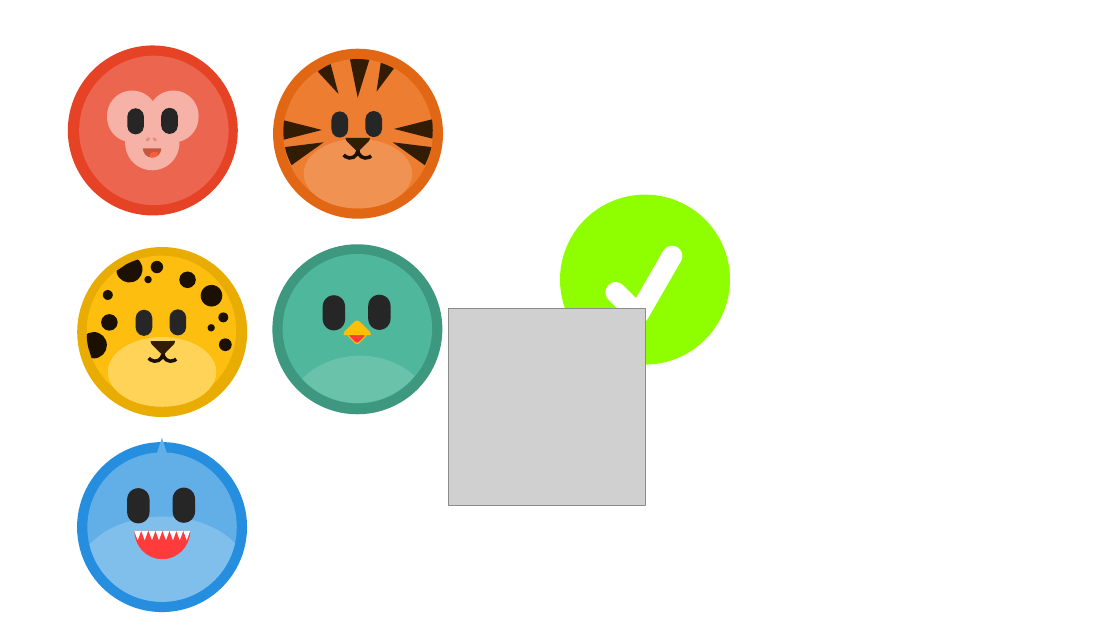
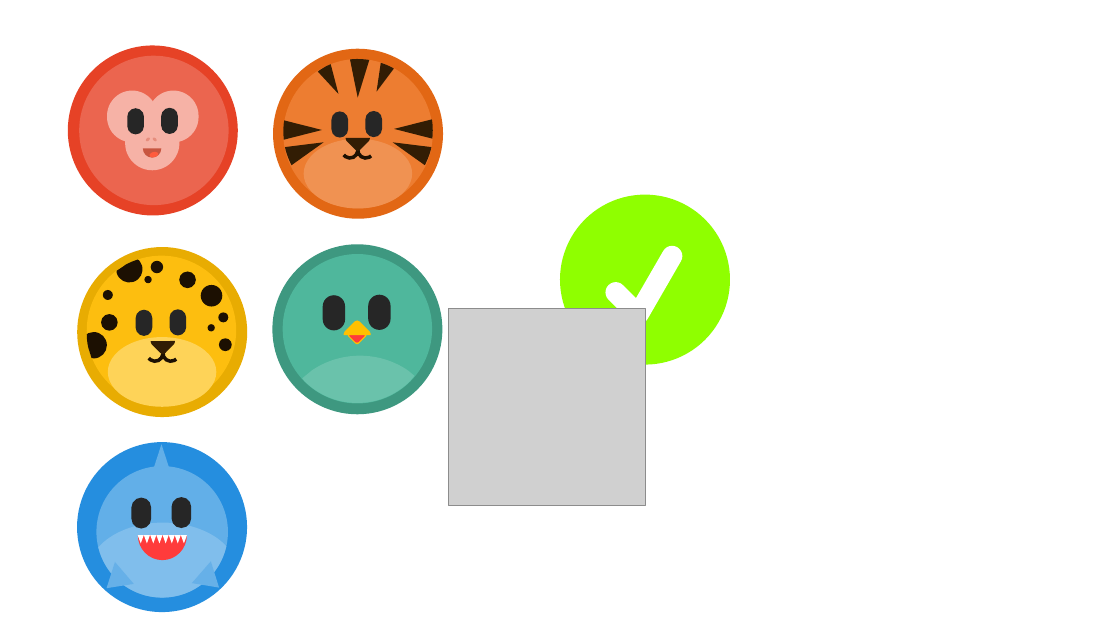
Before and after one commit to pedrogmo/projetopp2, a slide deck: slide 27 of slide/Apresentação1.pptx. Drawn at 1120x630 pixels with LibreOffice and Linux fonts; fonts in the diff are those of the drawing; grey boxes stand for pictures. Boxes give left, top, right and bottom in pixels: in the first picture for what was removed or moved away, otherwise in the second. Text is boxed around its words. In the diff, an @@ line names an element or a change of style, - is before the commit and + after.

```diff
--- a/slide/Apresentação1.pptx
+++ b/slide/Apresentação1.pptx
@@ rounded rectangle: place and size @@
-rounded rectangle at (87,453,237,602)
+rounded rectangle at (97,466,229,598)
@@ rounded rectangle: place and size @@
-rounded rectangle at (127,488,150,523)
+rounded rectangle at (132,497,151,528)
@@ rounded rectangle: place and size @@
-rounded rectangle at (173,488,196,523)
+rounded rectangle at (171,497,191,528)
@@ freeform shape: place and size @@
-freeform shape at (90,517,235,602)
+freeform shape at (98,523,226,597)
@@ freeform shape: place and size @@
-freeform shape at (134,531,190,560)
+freeform shape at (138,535,187,560)
@@ triangle: place and size @@
-triangle at (134,531,141,540)
+triangle at (138,535,144,544)
@@ triangle: place and size @@
-triangle at (141,531,148,540)
+triangle at (144,535,150,544)
@@ 7 triangles: place and size @@
-7 triangles at (148,438,190,540)
+7 triangles at (147,444,187,544)
@@ triangle added at (97,562,133,599), fill #66B0E8 @@
@@ triangle added at (192,561,228,598), fill #66B0E8 @@
```
Also in this commit, not shown: 1 other slide changed, 3 other files.
